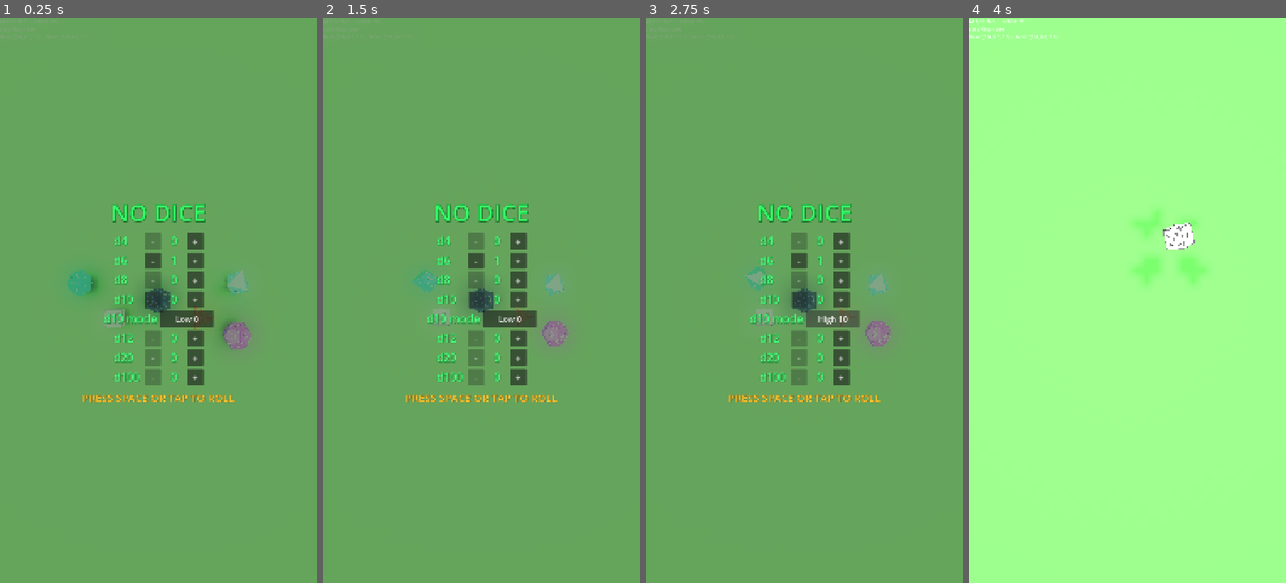
Above: before the commit, frames 1-4 (left to right).
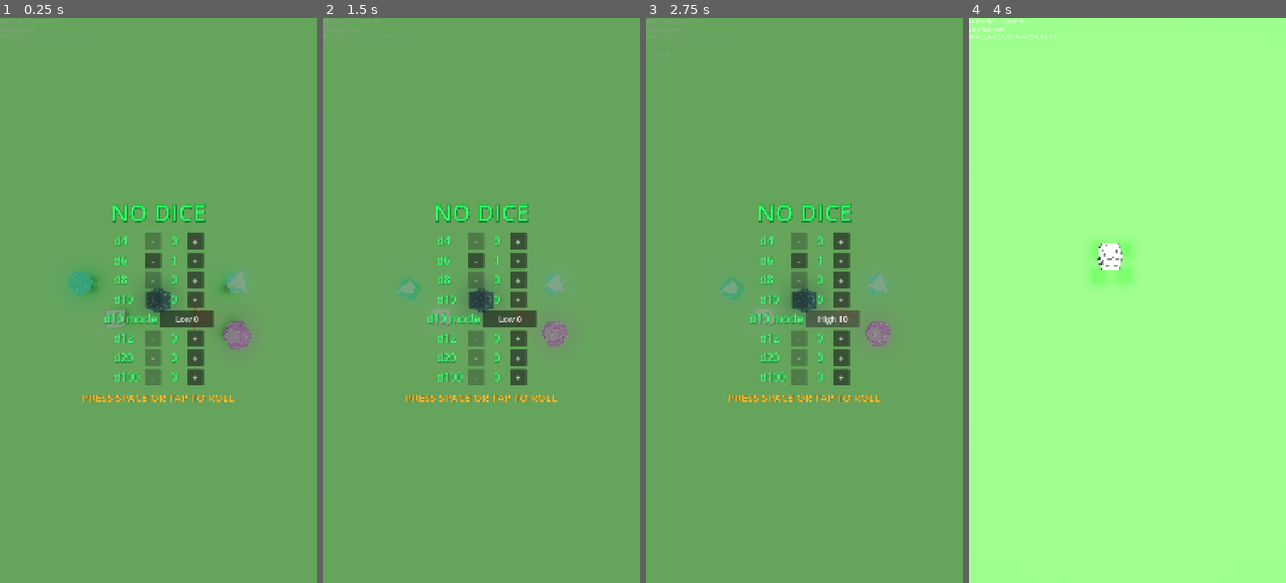
Above: after the commit, the same moments.

Repository: MatthieuLJ/no_dice
Game: Godot game, scene res://die.tscn
The game is run twice, just before and just after one commit, with the same random seed, the same clock (stepped at 60 frames per second) and the same inputs.
Inputs (mouse positions are in pixels of both pictures, inside the frame that each line leads up to):
- Up to frame 1 (0.25 s): no input
- Up to frame 2 (1.5 s): click "+" at 0.5 s; click "-" at 1.25 s
- Up to frame 3 (2.75 s): click "Low 0" at 2 s
- Up to frame 4 (4 s): click "High 10" at 2.75 s; tap Space at 3.5, 3.77 s; move the mouse to (1197, 272) at 3.52 s; hold Right (ui_right) from 3.53 s (still down); tap Enter at 3.6 s; click (1197, 272) at 3.67 s

The runs differ from the first frame. In frame 1, 0.1% of the frame differs, in the area x 21-80%, y 44-59%; in frame 2, 0.4%; in frame 3, 0.4%; in frame 4, 1.6%, in the area x 38-75%, y 34-47%.

Commit message:
Lower dice mass, rotational inertia, friction, and damping for agile mobile movement

Diff:
--- a/d10.tscn
+++ b/d10.tscn
@@ -3,19 +3,19 @@
 [ext_resource type="Script" path="res://d10.gd" id="1_d10"]
 
 [sub_resource type="PhysicsMaterial" id="PhysicsMaterial_d10"]
-friction = 0.5
-bounce = 0.0
+friction = 0.2
+bounce = 0.1
 absorbent = true
 
 [node name="D10" type="RigidBody3D" unique_id=981273471]
 transform = Transform3D(1, 0, 0, 0, 1, 0, 0, 0, 1, -0.45, 0.5, -0.1)
-mass = 0.5
+mass = 0.05
 physics_material_override = SubResource("PhysicsMaterial_d10")
-inertia = Vector3(0.01, 0.01, 0.01)
+inertia = Vector3(0.0001, 0.0001, 0.0001)
 can_sleep = true
 continuous_cd = true
-linear_damp = 0.5
-angular_damp = 1.0
+linear_damp = 0.05
+angular_damp = 0.1
 script = ExtResource("1_d10")
 
 [node name="CollisionShape3D" type="CollisionShape3D" parent="." unique_id=981273472]
--- a/d12.tscn
+++ b/d12.tscn
@@ -3,19 +3,19 @@
 [ext_resource type="Script" path="res://d12.gd" id="1_d12"]
 
 [sub_resource type="PhysicsMaterial" id="PhysicsMaterial_d12"]
-friction = 0.5
-bounce = 0.0
+friction = 0.2
+bounce = 0.1
 absorbent = true
 
 [node name="D12" type="RigidBody3D" unique_id=981273474]
 transform = Transform3D(1, 0, 0, 0, 1, 0, 0, 0, 1, 0.45, 0.5, 0.2)
-mass = 0.5
+mass = 0.05
 physics_material_override = SubResource("PhysicsMaterial_d12")
-inertia = Vector3(0.01, 0.01, 0.01)
+inertia = Vector3(0.0001, 0.0001, 0.0001)
 can_sleep = true
 continuous_cd = true
-linear_damp = 0.5
-angular_damp = 1.0
+linear_damp = 0.05
+angular_damp = 0.1
 script = ExtResource("1_d12")
 
 [node name="CollisionShape3D" type="CollisionShape3D" parent="." unique_id=981273475]
--- a/d20.tscn
+++ b/d20.tscn
@@ -3,17 +3,19 @@
 [ext_resource type="Script" path="res://d20.gd" id="1_d20"]
 
 [sub_resource type="PhysicsMaterial" id="PhysicsMaterial_gxo0y"]
-friction = 0.5
+friction = 0.2
+bounce = 0.1
 absorbent = true
 
 [node name="D20" type="RigidBody3D" unique_id=981273475]
 transform = Transform3D(1, 0, 0, 0, 1, 0, 0, 0, 1, 0.0, 0.5, 0.0)
-mass = 0.5
+mass = 0.05
 physics_material_override = SubResource("PhysicsMaterial_gxo0y")
+inertia = Vector3(0.0001, 0.0001, 0.0001)
 can_sleep = true
 continuous_cd = true
-linear_damp = 0.5
-angular_damp = 1.0
+linear_damp = 0.05
+angular_damp = 0.1
 script = ExtResource("1_d20")
 
 [node name="CollisionShape3D" type="CollisionShape3D" parent="." unique_id=981273476]
--- a/d4.tscn
+++ b/d4.tscn
@@ -3,19 +3,19 @@
 [ext_resource type="Script" path="res://d4.gd" id="1_d4"]
 
 [sub_resource type="PhysicsMaterial" id="PhysicsMaterial_d4"]
-friction = 0.5
-bounce = 0.0
+friction = 0.2
+bounce = 0.1
 absorbent = true
 
 [node name="D4" type="RigidBody3D" unique_id=981273465]
 transform = Transform3D(1, 0, 0, 0, 1, 0, 0, 0, 1, 0.25, 0.5, 0.1)
-mass = 0.5
+mass = 0.05
 physics_material_override = SubResource("PhysicsMaterial_d4")
-inertia = Vector3(0.01, 0.01, 0.01)
+inertia = Vector3(0.0001, 0.0001, 0.0001)
 can_sleep = true
 continuous_cd = true
-linear_damp = 0.5
-angular_damp = 1.0
+linear_damp = 0.05
+angular_damp = 0.1
 script = ExtResource("1_d4")
 
 [node name="CollisionShape3D" type="CollisionShape3D" parent="." unique_id=981273466]
--- a/d6.tscn
+++ b/d6.tscn
@@ -4,7 +4,8 @@
 [ext_resource type="Texture2D" uid="uid://dssxbe4ueaj2h" path="res://textures/d6_texture.png" id="2_183hu"]
 
 [sub_resource type="PhysicsMaterial" id="PhysicsMaterial_gxo0y"]
-friction = 0.5
+friction = 0.2
+bounce = 0.1
 absorbent = true
 
 [sub_resource type="BoxShape3D" id="BoxShape3D_lbo6s"]
@@ -27,12 +28,12 @@
 
 [node name="D6" type="RigidBody3D" unique_id=343189897]
 transform = Transform3D(1, 0, 0, 0, 1, 0, 0, 0, 1, -0.25, 0.5, 0.1)
-mass = 0.5
+mass = 0.05
 physics_material_override = SubResource("PhysicsMaterial_gxo0y")
-inertia = Vector3(0.01, 0.01, 0.01)
+inertia = Vector3(0.0001, 0.0001, 0.0001)
 continuous_cd = true
-linear_damp = 0.5
-angular_damp = 1.0
+linear_damp = 0.05
+angular_damp = 0.1
 script = ExtResource("1_d6")
 
 [node name="CollisionShape3D" type="CollisionShape3D" parent="." unique_id=1056087167]
--- a/d8.tscn
+++ b/d8.tscn
@@ -3,19 +3,19 @@
 [ext_resource type="Script" path="res://d8.gd" id="1_d8"]
 
 [sub_resource type="PhysicsMaterial" id="PhysicsMaterial_d8"]
-friction = 0.5
-bounce = 0.0
+friction = 0.2
+bounce = 0.1
 absorbent = true
 
 [node name="D8" type="RigidBody3D" unique_id=981273468]
 transform = Transform3D(1, 0, 0, 0, 1, 0, 0, 0, 1, 0.45, 0.5, -0.1)
-mass = 0.5
+mass = 0.05
 physics_material_override = SubResource("PhysicsMaterial_d8")
-inertia = Vector3(0.01, 0.01, 0.01)
+inertia = Vector3(0.0001, 0.0001, 0.0001)
 can_sleep = true
 continuous_cd = true
-linear_damp = 0.5
-angular_damp = 1.0
+linear_damp = 0.05
+angular_damp = 0.1
 script = ExtResource("1_d8")
 
 [node name="CollisionShape3D" type="CollisionShape3D" parent="." unique_id=981273469]
--- a/world_physics.gd
+++ b/world_physics.gd
@@ -191,6 +191,10 @@
 	die_to_use.visible = true
 	die_to_use.process_mode = PROCESS_MODE_INHERIT
 	die_to_use.freeze = false
+	die_to_use.mass = 0.05
+	die_to_use.inertia = Vector3(0.0001, 0.0001, 0.0001)
+	die_to_use.linear_damp = 0.05
+	die_to_use.angular_damp = 0.1
 	die_to_use.linear_velocity = Vector3.ZERO
 	die_to_use.angular_velocity = Vector3.ZERO
 
